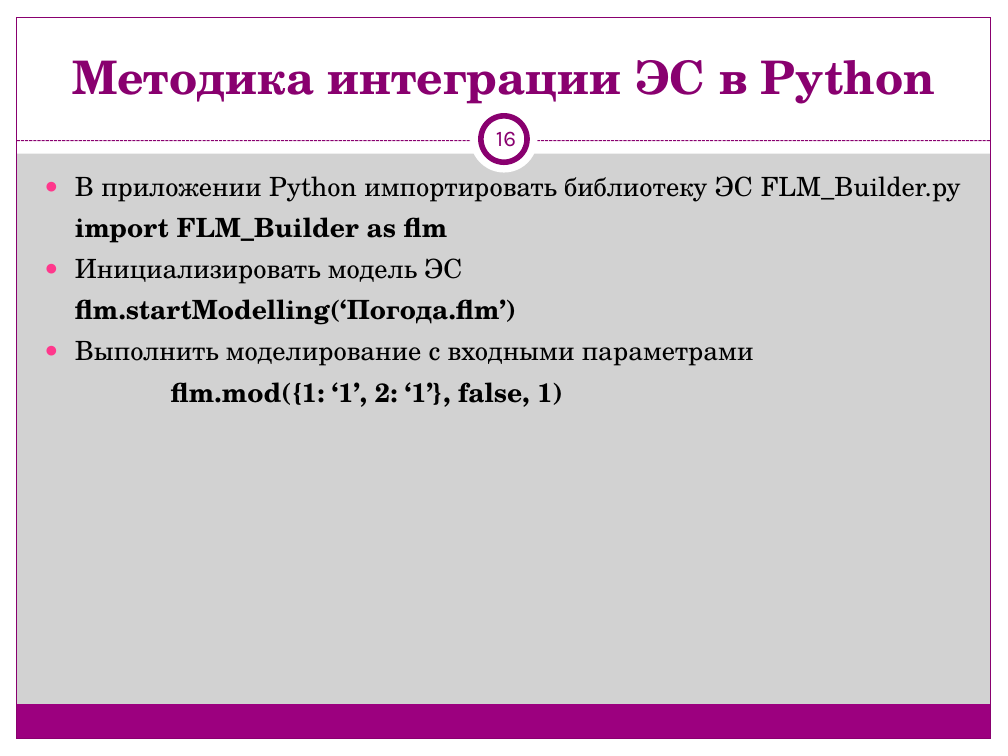
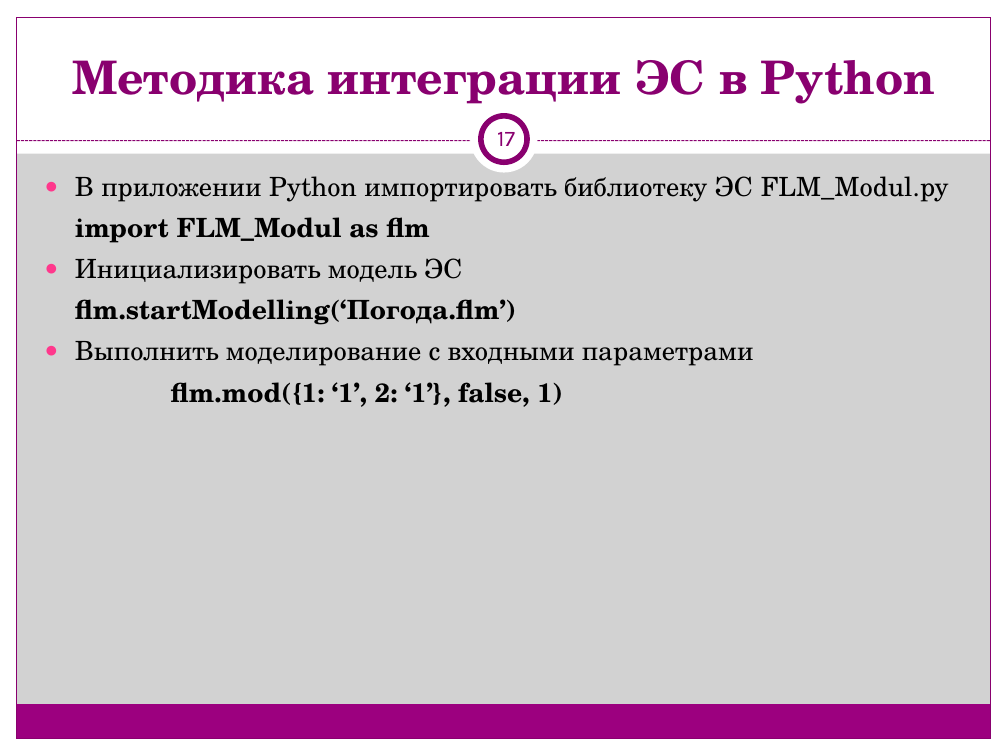
Before and after one commit to tyomka896/flm_react, a slide deck: slide 17 of presentation2206.ppt (slide 16 before the commit). Drawn at 1008x756 pixels with LibreOffice and Linux fonts; fonts in the diff are those of the drawing. Boxes give left, top, right and bottom in pixels: in the first picture for what was removed or moved away, otherwise in the second. Text is boxed around its words. In the diff, an @@ line names an element or a change of style, - is before the commit and + after.

```diff
--- a/presentation2206.ppt
+++ b/presentation2206.ppt
@@ page number at bbox=[497, 132, 515, 146]: text changed @@
-16
+17
@@ text at bbox=[75, 170, 949, 243]: text changed @@
-● В приложении Python импортировать библиотеку ЭС FLM_Builder.py
-import FLM_Builder as flm
+● В приложении Python импортировать библиотеку ЭС FLM_Modul.py
+import FLM_Modul as flm
```
Also in this commit, not shown: 9 other slides changed.
